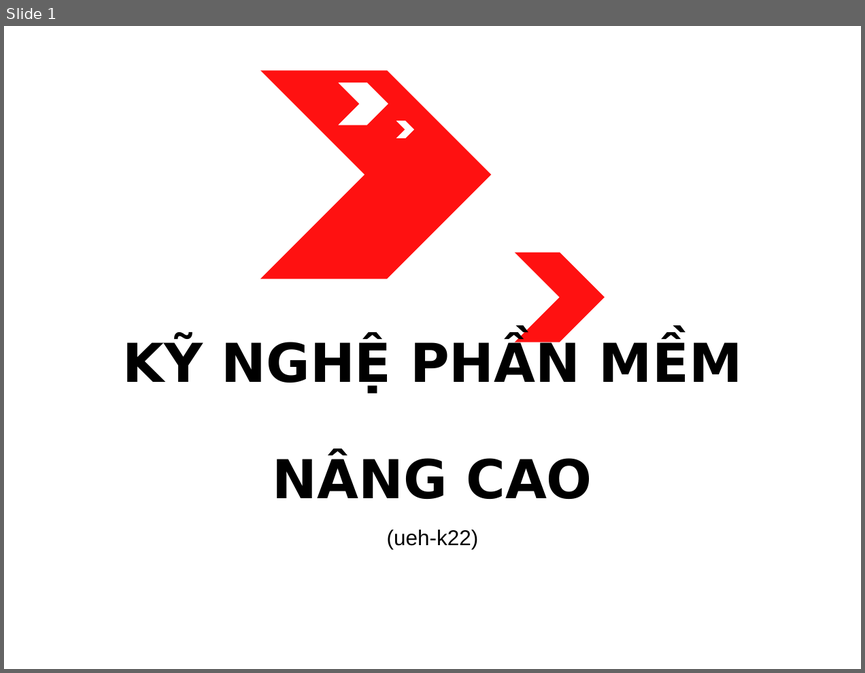
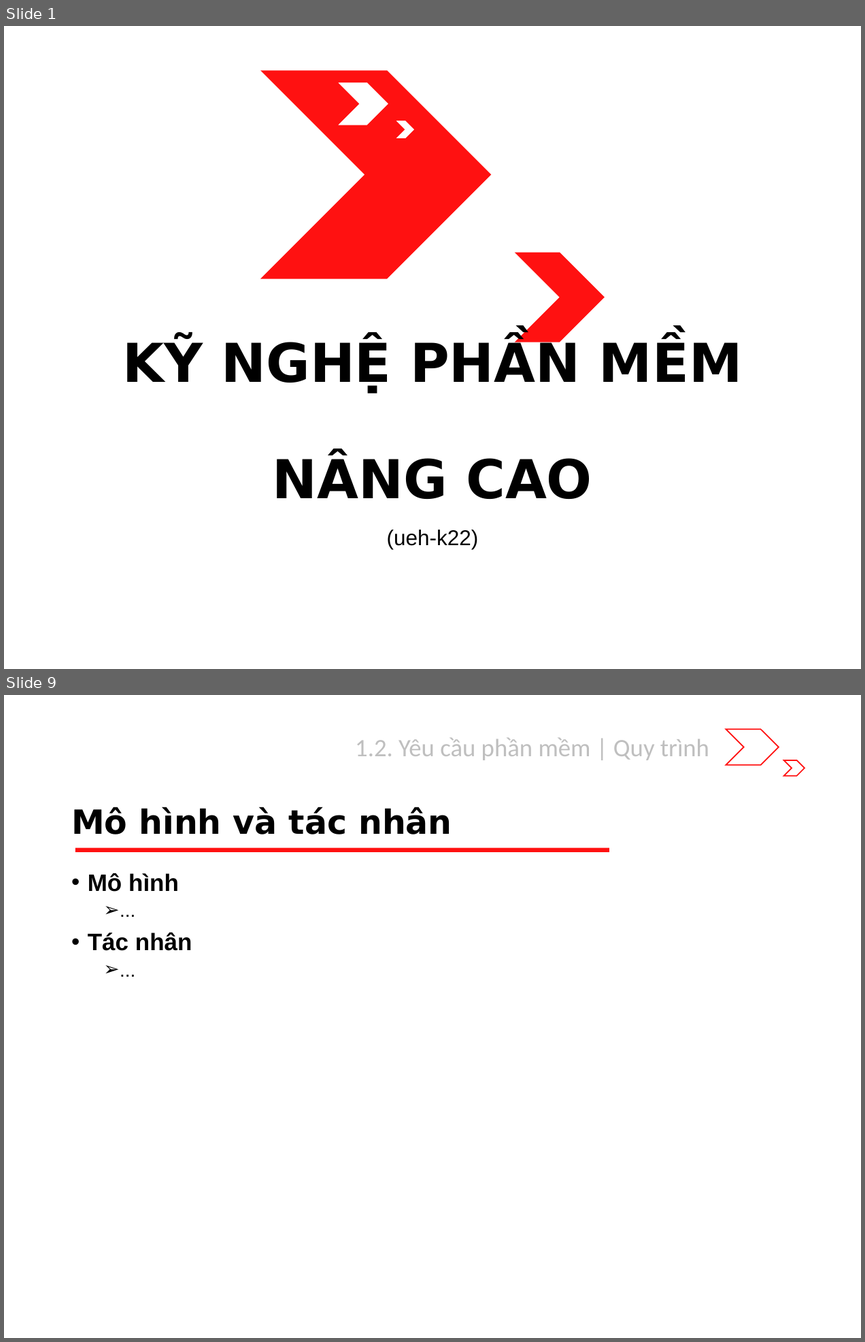
Before and after one commit to riverspart/uet-adv-sw-engineering, a slide deck: slide/release/chapter_1/slide.pptx. Shown one above the other, each under a label of ours: slide 1 before the commit, slides 1 and 9 after it; the slides between them are not shown. The pictures are 865x673 and 865x1342 pixels, drawn with LibreOffice and Linux fonts; fonts in the diff are those of the drawing. Boxes give left, top, right and bottom in pixels: in the first picture for what was removed or moved away, otherwise in the second. Text is boxed around its words. In the diff, an @@ line names an element or a change of style, - is before the commit and + after.

Commit message:
Release new template for slide vs Content structure for 1.1, 1.2
- Update slide template
+ Add Heading context title for content slides
+ Add Session preview hierarchy for session slides
- Add Content structure for 1.1, 1.2

```diff
--- a/slide/release/chapter_1/slide.pptx
+++ b/slide/release/chapter_1/slide.pptx
@@ slide 9 added at (4,695,861,1338), background #FFFFFF @@
@@ chevron added at (725,729,778,765), outline #FF1111 1 pt @@
@@ text added at (355,738,709,760), 21 pt, text #BFBFBF @@
+1.2. Yêu cầu phần mềm | Quy trình
@@ chevron added at (784,760,804,775), outline #FF1111 1 pt @@
@@ title added at (71,807,452,834), 28 pt, text #000000, bold @@
+Mô hình và tác nhân
@@ rectangle added at (75,847,609,852), fill #FF1111 @@
@@ text added at (88,873,192,951), 20 pt, text #000000, bold @@
+• Mô hình
+  ➢ ...
+• Tác nhân
+  ➢ ...
```
Also in this commit, not shown: 4 slides changed, 5 other slides added.
